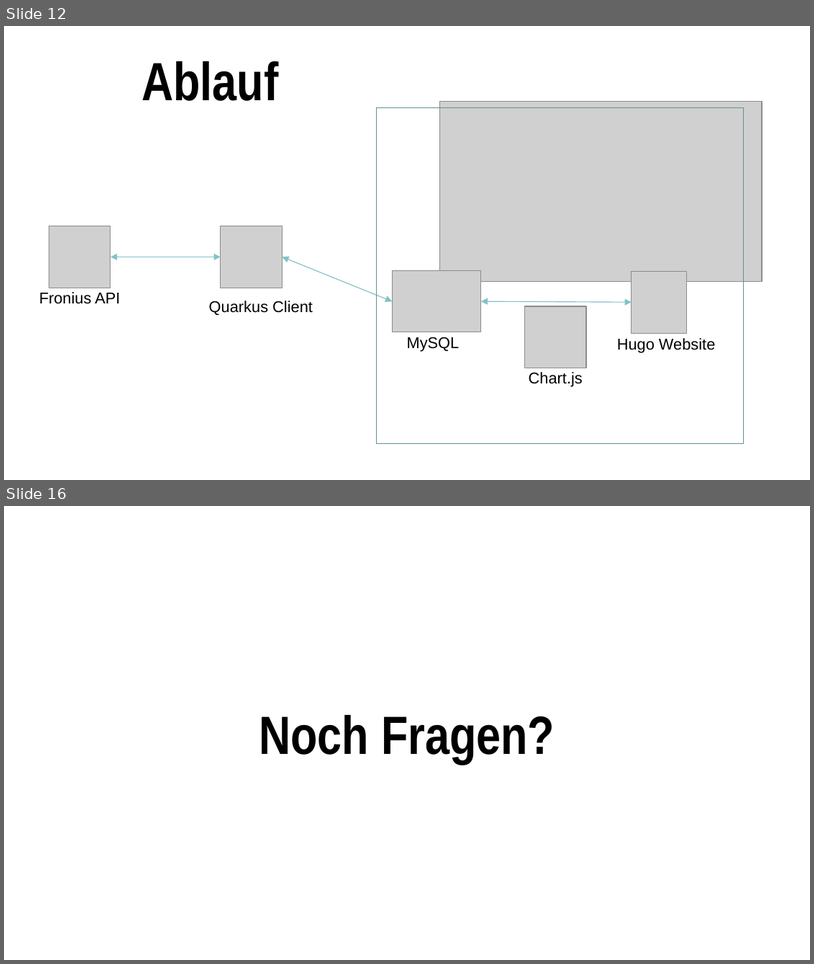
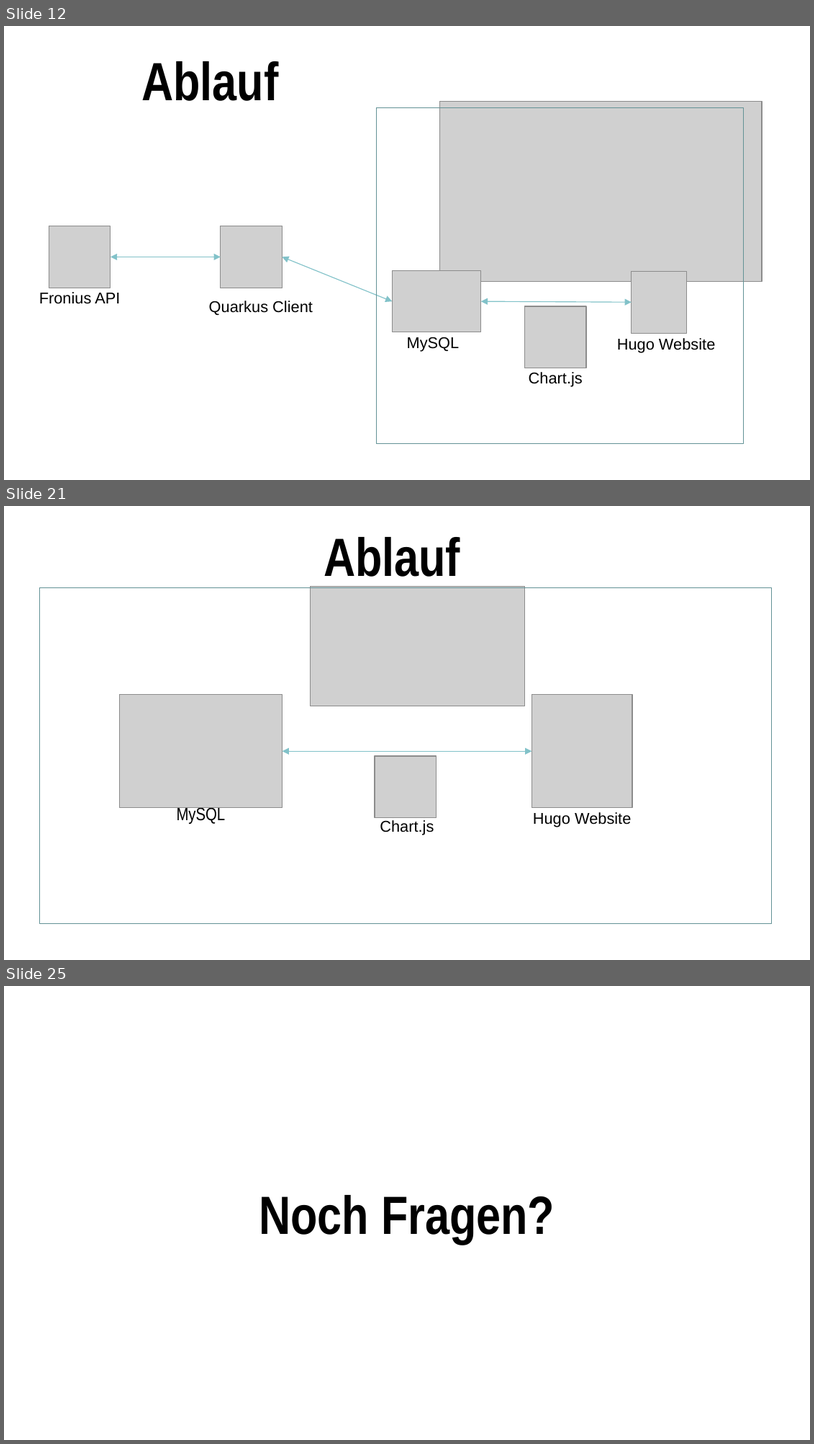
Before and after one commit to Team-Pv-Visualizer/PV-Visualizer, a slide deck: Documents/PVV_Project_Award.pptx. Shown one above the other, each under a label of ours: slides 12 and 16 before the commit, slides 12, 21 and 25 after it; the slides between them are not shown. The pictures are 814x964 and 814x1444 pixels, drawn with LibreOffice and Linux fonts; fonts in the diff are those of the drawing; grey boxes stand for pictures; background and template pictures are left out. Boxes give left, top, right and bottom in pixels: in the first picture for what was removed or moved away, otherwise in the second. Text is boxed around its words. In the diff, an @@ line names an element or a change of style, - is before the commit and + after.

```diff
--- a/Documents/PVV_Project_Award.pptx
+++ b/Documents/PVV_Project_Award.pptx
@@ slide 21 added at <box>4,506,810,960</box>, background #FFFFFF @@
@@ title added at <box>324,537,460,577</box>, 48 pt, text #000000, bold @@
+Ablauf
@@ rectangle added at <box>39,587,772,924</box>, outline #649297 0.25 pt @@
@@ picture added at <box>311,587,525,706</box> @@
@@ picture added at <box>119,695,282,808</box> @@
@@ picture added at <box>532,695,633,808</box> @@
@@ double arrow added from (282, 751) to (532, 751), #82C3C9 0.75 pt @@
@@ picture added at <box>375,756,436,817</box> @@
@@ text added at <box>177,806,226,824</box>, 16 pt, text #000000 @@
+MySQL
@@ text added at <box>380,820,434,835</box>, 14 pt, text #000000 @@
+Chart.js
@@ text added at <box>533,812,631,827</box>, 14 pt, text #000000 @@
+Hugo Website
@@ what was slide 16 is now slide 25 @@
```
Also in this commit, not shown: 5 slides changed, 10 other slides added, 2 slides removed, 1 other file.
